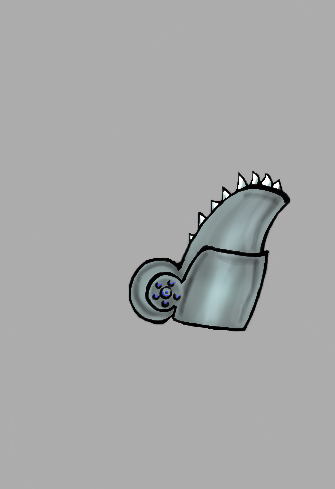
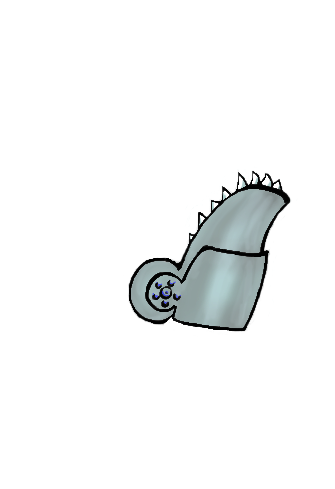
Before/after of a 335px x 489px layered artwork. What changed in the layer stack:
hid "dark shade" over box(108, 183, 308, 375)
hid "Layer 2" over box(0, 0, 335, 489)
